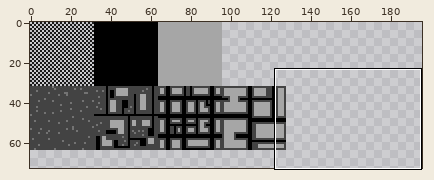
One commit to this sprite sheet: assets/graphics/tileset.png. The picture above shows the old version from afar; the outline marks the close-up.
Close-up. Earlier state:
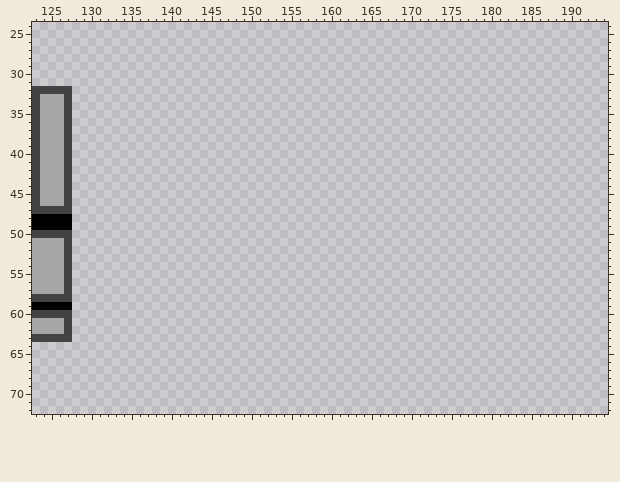
The file is 256x256 pixels. Pixels under 10% opacity are left out. Colours within 5 levels of each other are drawn and written as one. Shown: x 123..194, y 24..72. The wide view leaves out empty margins. The commit also changed other parts of the picture, which this record leaves out.
The same view after the edit:
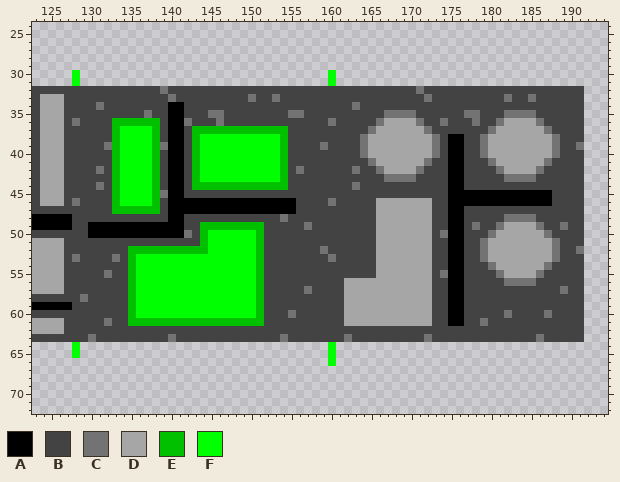
Palette (. is transparent): A #000000  B #434343  C #737373  D #a6a6a6  E #00c000  F #00ff00
What changed:
y 30..31: x 128 . -> F; x 160 . -> F
y 32: x 128..191 ................................................................ -> BBBBBBBBBBBCBBBBBBBBBBBBBBBBBBBBBBBBBBBBBBBCBBBBBBBBBBBBBBBBBBBB
y 33: x 128..191 ................................................................ -> BBBBBBBBBBBBCBBBBBBBBBCBBCBBBBBBBBBBBBBBBBBBCBBBBBBBBBCBBCBBBBBB
y 34: x 128..191 ................................................................ -> BBBCBBBBBBBBAABBBBBBBBBBBBBBBBBBBBBCBBBBBBBBBBBBBBBBBBBBBBBBBBBB
y 35: x 128..191 ................................................................ -> BBBBBBBBBCBBAABBBCCBBBBBBBBCCBBBBBBBBBBCCCCBBBBBBCCBBBCCCCBBBBBB
y 36: x 128..191 ................................................................ -> CBBBBEEEEEEBAACBBBCBBBBBBBBBBBBBCBBBBBCDDDDCBBCBBBCBBCDDDDCBBBBB
y 37: x 128..191 ................................................................ -> BBBBBEFFFFEBAABEEEEEEEEEEEEBBBBBBBBBBCDDDDDDCBBBBBBBCDDDDDDCBBBB
y 38: x 128..191 ................................................................ -> BBBBBEFFFFEBAABEFFFFFFFFFFEBBBBBBBBBCDDDDDDDDCBAABBCDDDDDDDDCBBB
y 39: x 128..191 ................................................................ -> BBBBCEFFFFECAABEFFFFFFFFFFEBBBBCBBBBCDDDDDDDDCBAABBCDDDDDDDDCBBC
y 40: x 128..191 ................................................................ -> BBBBBEFFFFEBAABEFFFFFFFFFFEBBBBBBBBBCDDDDDDDDCBAABBCDDDDDDDDCBBB
y 41: x 128..191 ................................................................ -> BBBBBEFFFFEBAABEFFFFFFFFFFEBBBBBBBBBBCDDDDDDCBBAABBBCDDDDDDCBBBB
y 42: x 128..191 ................................................................ -> BBBCBEFFFFEBAABEFFFFFFFFFFEBCBBBBBBCBBCDDDDCBBBAABBBBCDDDDCBBBBB
y 43: x 128..191 ................................................................ -> BBBBBEFFFFEBAABEFFFFFFFFFFEBBBBBBBBBBBBCCCCBBBBAABBBBBCCCCBBBBBB
y 44: x 128..191 ................................................................ -> BBBCBEFFFFEBAABEEEEEEEEEEEEBBBBBBBBCBBBBBBBBBBBAABBBBBBBBBBBBBBB
y 45: x 128..191 ................................................................ -> BBBBBEFFFFECAABBBBBBBBBBBBBBBBBBBBBBBBBBBBBBBBBAAAAAAAAAAAAABBBB
y 46: x 128..191 ................................................................ -> CBBBBEFFFFEBAAAAAAAAAAAAAAAABBBBCBBBBBDDDDDDDBBAAAAAAAAAAAAABBBB
y 47: x 128..191 ................................................................ -> BBBBBEEEEEEBAAAAAAAAAAAAAAAABBBBBBBBBBDDDDDDDBBAABBBBBBBBBBBBBBB
y 48: x 128..191 ................................................................ -> BBBBBBBBBBBBAABBBBBBBBBBBBCBBBBBBBBBBBDDDDDDDBBAABBBBBCCCCBBBBBB
y 49: x 128..191 ................................................................ -> BBAAAAAAAAAAAABBEEEEEEEEBBBBBCBBBBBBBBDDDDDDDBBAABCBBCDDDDCBBCBB
y 50: x 128..191 ................................................................ -> BBAAAAAAAAAAAACBEFFFFFFEBBBBBBBBBBBBBBDDDDDDDBCAABBBCDDDDDDCBBBB
y 51: x 128..191 ................................................................ -> BBBBBBBBBBBBBBBBEFFFFFFEBBBBBBBBBBBBBBDDDDDDDBBAABBCDDDDDDDDCBBB
y 52: x 128..191 ................................................................ -> BBBBBBBEEEEEEEEEEFFFFFFEBBBBBBBCBBBBBBDDDDDDDBBAABBCDDDDDDDDCBBC
y 53: x 128..191 ................................................................ -> CBBBBCBEFFFFFFFFFFFFFFFEBBBBBBBBCBBBBBDDDDDDDBBAABBCDDDDDDDDCBBB
y 54: x 128..191 ................................................................ -> BBBBBBBEFFFFFFFFFFFFFFFEBBBBBBBBBBBBBBDDDDDDDBBAABBBCDDDDDDCBBBB
y 55: x 128..191 ................................................................ -> BBBBCBBEFFFFFFFFFFFFFFFEBBBBBBBBBBBBBBDDDDDDDBCAABBBBCDDDDCBBBBB
y 56: x 128..191 ................................................................ -> BBBBBBBEFFFFFFFFFFFFFFFEBBBBBBBBBBDDDDDDDDDDDBBAABBBBBCCCCBBBBBB
y 57: x 128..191 ................................................................ -> BBBBBBBEFFFFFFFFFFFFFFFEBBBBBCBBBBDDDDDDDDDDDBBAABBBBBBBBBBBBCBB
y 58: x 128..191 ................................................................ -> BCBBBBBEFFFFFFFFFFFFFFFEBBBBBBBBBBDDDDDDDDDDDBBAABBBBBBBBBBBBBBB
y 59: x 128..191 ................................................................ -> BBBBBBBEFFFFFFFFFFFFFFFEBBBBBBBBBBDDDDDDDDDDDBBAABBBBBBBBBBBBBBB
y 60: x 128..191 ................................................................ -> BBBBBBBEFFFFFFFFFFFFFFFEBBBCBBBBBBDDDDDDDDDDDBBAABBBBBCBBBBCBBBB
y 61: x 128..191 ................................................................ -> BBBBCBBEEEEEEEEEEEEEEEEEBBBBBBBBBBDDDDDDDDDDDBBAABBCBBBBBBBBBBBB
y 62: x 128..191 ................................................................ -> BBBBBBBBBBBBBBBBBBBBBBBBBBBBBBBBBBBBBBBBBBBBBBBBBBBBBBBBBBBBBBBB
y 63: x 128..191 ................................................................ -> BBCBBBBBBBBBCBBBBBBBBBBBBBCBBBBBBBCBBBBBBBBBCBBBBBBBBBBBBBCBBBBB
y 64..65: x 128 . -> F; x 160 . -> F
y 66: x 160 . -> F
Boxes around the changes in both close-ups, in picture pixels (x1, y1, x2, y2):
added: (72, 70, 584, 366)
